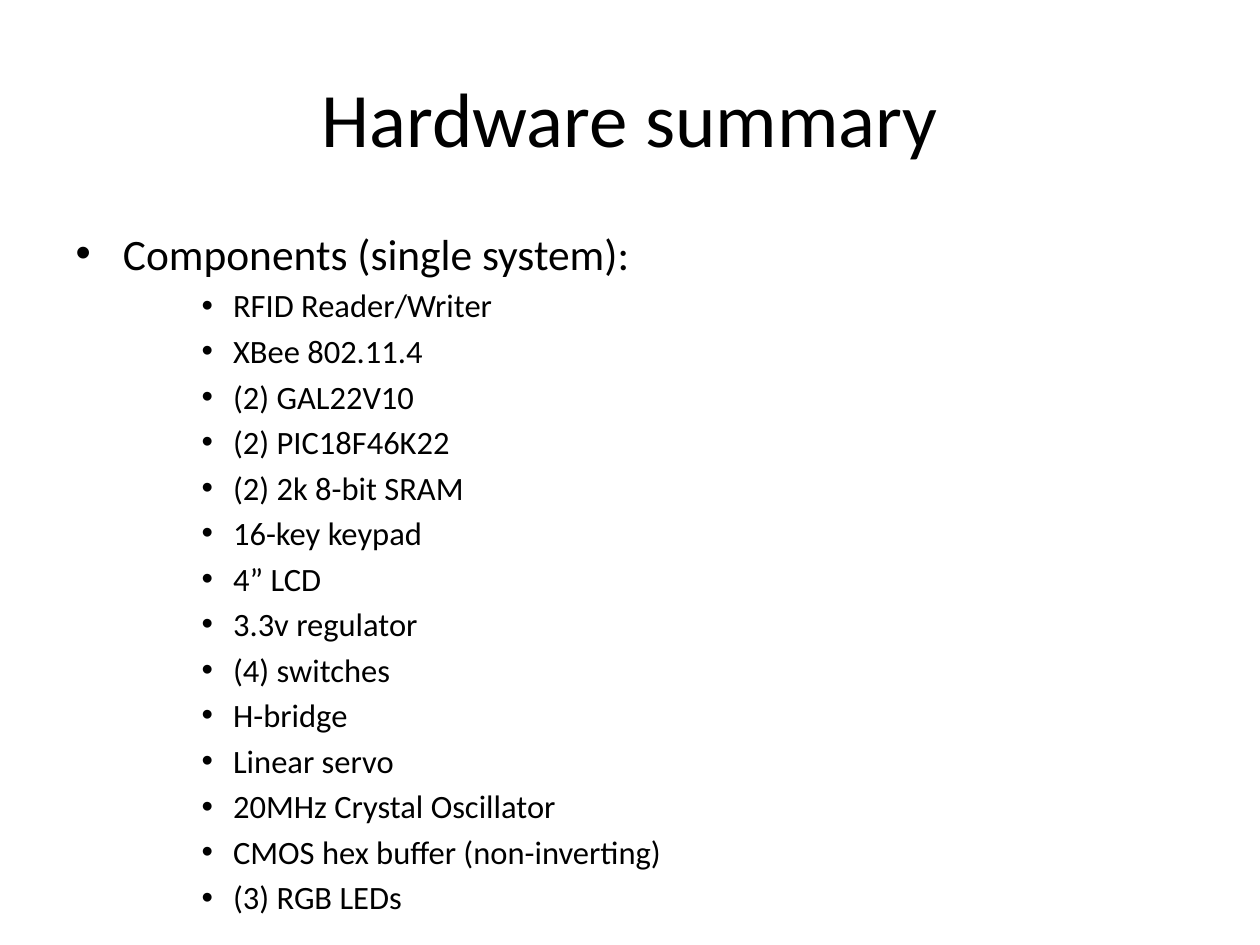
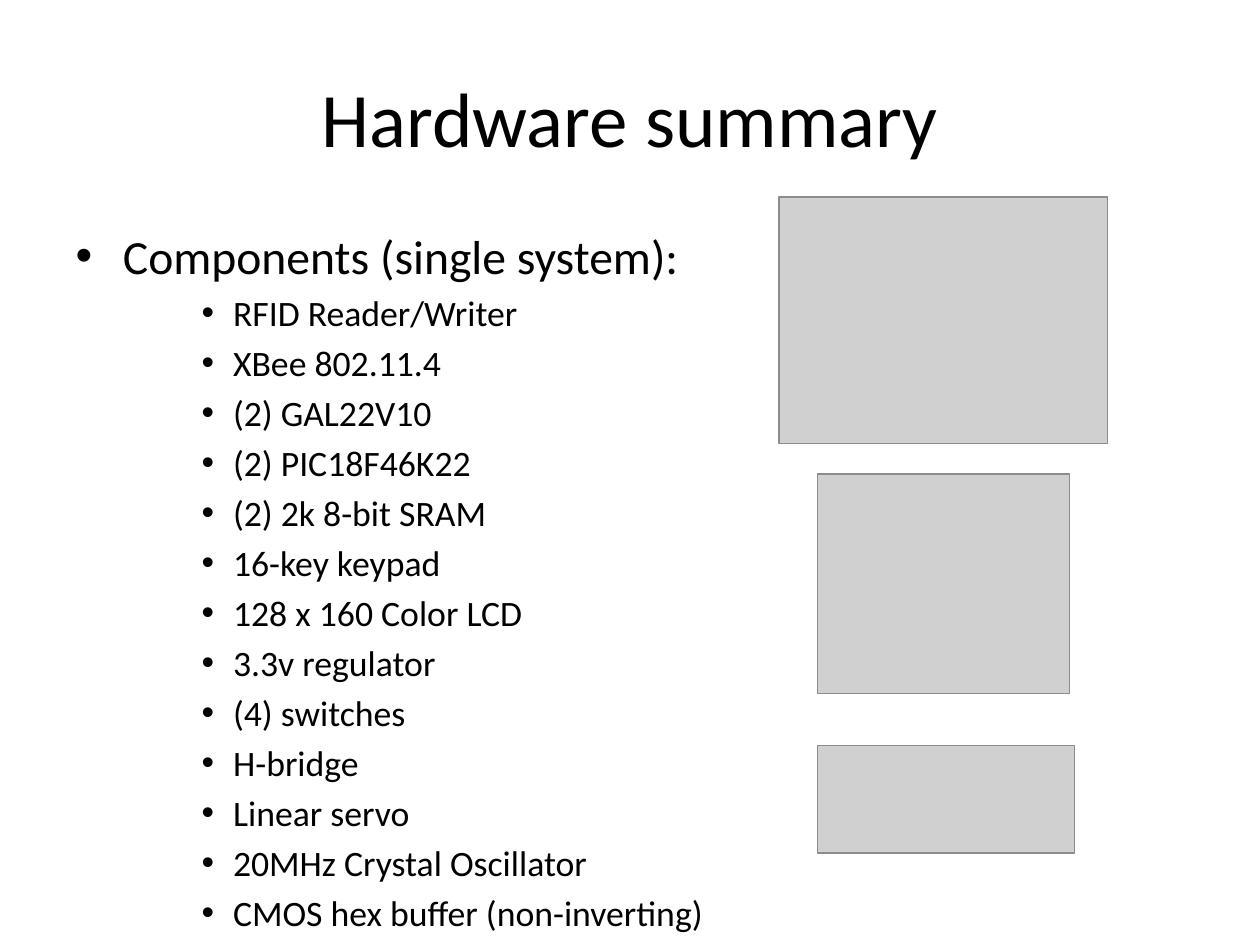
Before and after one commit to horsetailfiddlehead/ee478, a slide deck: slide 7 of Final Project/Documentation/Kaiba_Corp_Presentation.pptx (slide 8 before the commit). Drawn at 1260x945 pixels with LibreOffice and Linux fonts; fonts in the diff are those of the drawing; grey boxes stand for pictures. Boxes give left, top, right and bottom in pixels: in the first picture for what was removed or moved away, otherwise in the second. Text is boxed around its words. In the diff, an @@ line names an element or a change of style, - is before the commit and + after.

```diff
--- a/Final Project/Documentation/Kaiba_Corp_Presentation.pptx
+++ b/Final Project/Documentation/Kaiba_Corp_Presentation.pptx
@@ picture added at bbox=[779, 197, 1108, 444] @@
@@ text at bbox=[123, 239, 703, 932]: size 24.8 to 27.2 pt in "Components (single system):"; size 18.6 to 20.4 pt in "RFID Reader/Writer", "XBee 802.11.4", "(2) GAL22V10", "(2) PIC18F46K22" and 9 more places @@
@@ picture added at bbox=[818, 474, 1070, 693] @@
@@ text at bbox=[233, 601, 523, 627]: text changed; size 18.6 to 20.4 pt @@
-    • 4” LCD
+    • 128 x 160 Color LCD
@@ picture added at bbox=[818, 746, 1075, 853] @@
```
Also in this commit, not shown: 8 other slides changed, 2 slides removed.
